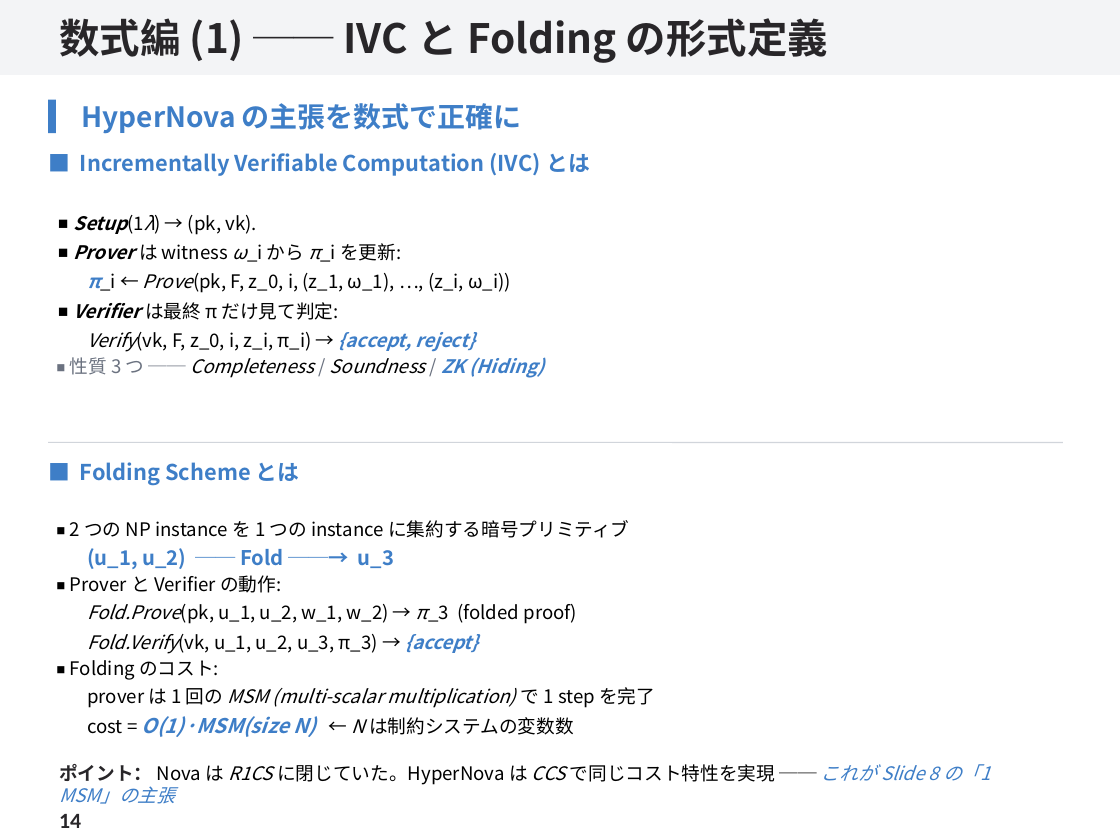
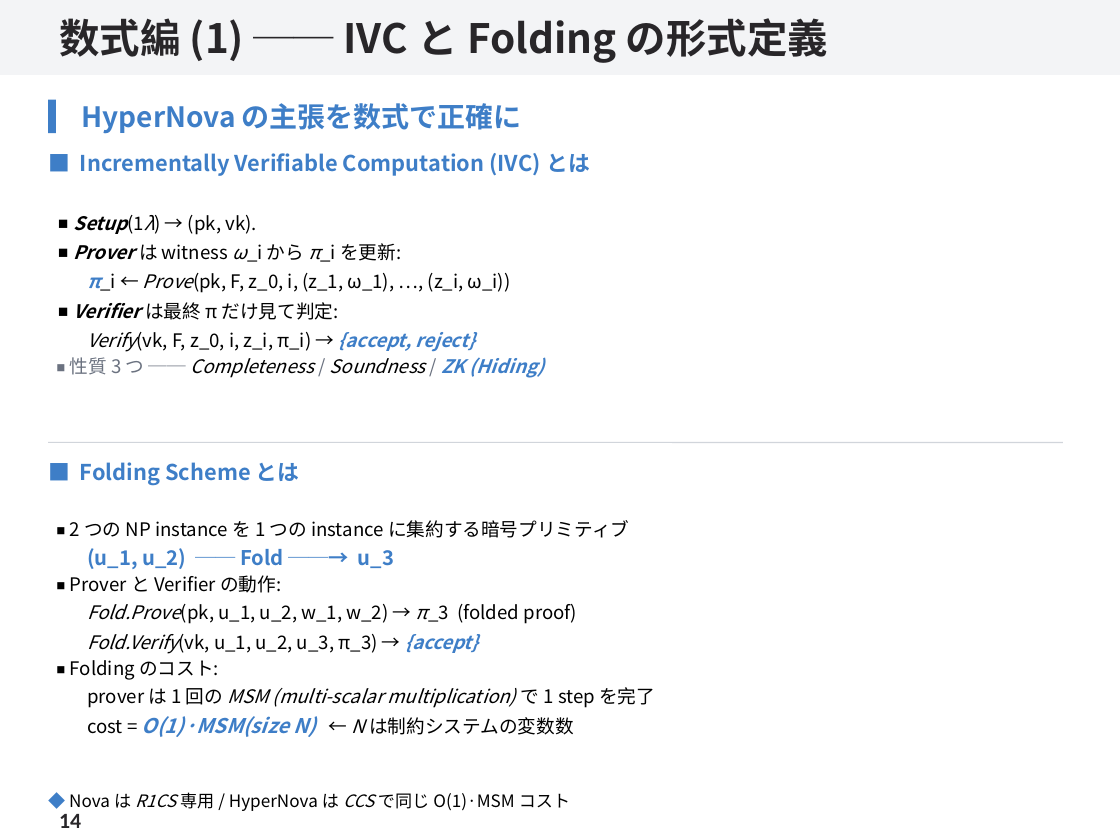
Before and after one commit to SMRI2170/rinkou-hypernova, a slide deck: slide 14 of docs/pptx/hypernova-rinkou.pptx. Drawn at 1120x840 pixels with LibreOffice and Linux fonts; fonts in the diff are those of the drawing. Boxes give left, top, right and bottom in pixels: in the first picture for what was removed or moved away, otherwise in the second. Text is boxed around its words. In the diff, an @@ line names an element or a change of style, - is before the commit and + after.

Commit message:
Fix overlap on slide-14 and tidy slide-07 subtitle
- slide-14: replace multi-line ポイント with single-line ◆ R1CS/CCS contrast
- slide-07: shorten folding-scheme subtitle so 'ンプリミティブ' no longer wraps

```diff
--- a/docs/pptx/hypernova-rinkou.pptx
+++ b/docs/pptx/hypernova-rinkou.pptx
@@ text at box(69, 792, 570, 811): text changed; size 12 to 11 pt @@
-ポイント： Nova は R1CS に閉じていた。HyperNova は CCS で同じコスト特性を実現 ── これが Slide 8 の「1 MSM」の主張
+◆ Nova は R1CS 専用 / HyperNova は CCS で同じ O(1)·MSM コスト
```
Also in this commit, not shown: 1 other slide changed, 2 other files.
